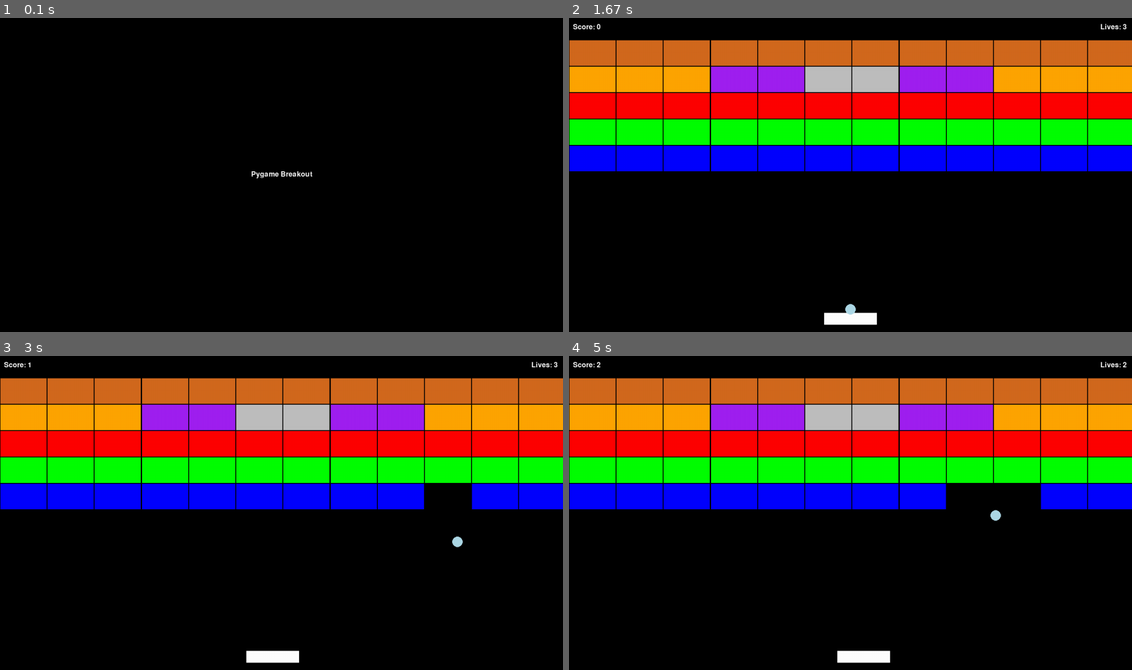
Above: before the commit, frames 1-4 (two rows, left to right).
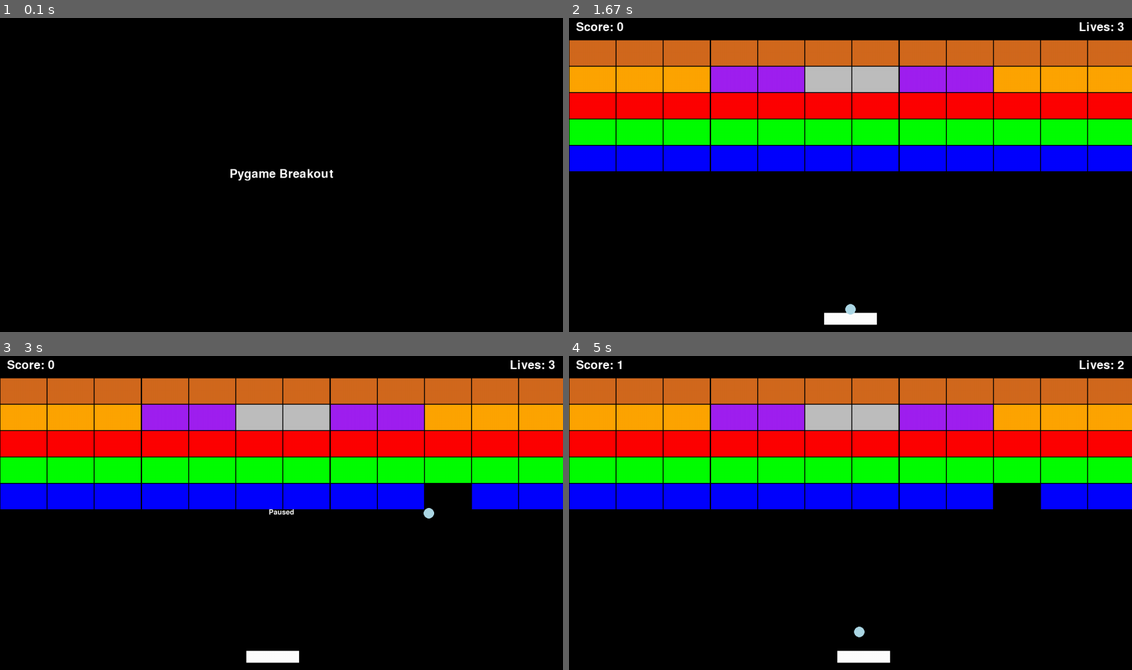
Above: after the commit, the same moments.

Repository: GuilhermeJuventino/Breakout-Pygame
Game: pygame game, started from main.py
Two runs of this game, one before a commit and one after it. Both use one fixed random seed, a clock stepped at 60 frames per second and the inputs below.
Inputs:
- Up to frame 1 (0.1 s): no input
- Up to frame 2 (1.67 s): tap Enter every 0.33 s from 0.33 to 1.33 s
- Up to frame 3 (3 s): hold Right 1.67-2.13 s; tap Space at 1.73, 2.03, 2.23, 2.53 s; hold Left 2.17-2.7 s; tap Enter at 2.73 s
- Up to frame 4 (5 s): tap Enter at 3.5 s; hold Right 3.83-4.47 s; tap Space at 3.9, 4.2, 4.57, 4.87 s; hold Left 4.5-4.97 s

The runs differ from the first frame. In frame 1, 0.3% of the frame differs, in the area x 40-60%, y 48-52%; in frame 2, 0.3%; in frame 3, 0.4%; in frame 4, 1.0%, in the area x 0-100%, y 1-90%.

Commit message:
Added a game over and pause system.

Diff:
--- a/elements/ball.py
+++ b/elements/ball.py
@@ -2,7 +2,7 @@
 import constants as c
 
 from .base import BaseObject
-from.block import damage_block
+from .block import damage_block
 from random import randrange as rnd
 
 
@@ -47,15 +47,18 @@
                 self.reset_ball()
 
         if not self.active:
+            # Sticking the ball to the player pad
             self.rect.centerx = self.player.rect.centerx
             self.rect.bottom = self.player.rect.top
 
+            # Aiming the ball
             if self.player.keystate[pygame.K_LEFT] and not self.player.keystate[pygame.K_RIGHT]:
                 self.aim = "left"
 
             if self.player.keystate[pygame.K_RIGHT] and not self.player.keystate[pygame.K_LEFT]:
                 self.aim = "right"
 
+            # Shooting the ball
             if self.player.keystate[pygame.K_SPACE]:
                 if self.aim == "left":
                     self.speed_x = -self.speed
--- a/elements/block.py
+++ b/elements/block.py
@@ -5,7 +5,7 @@
 
 
 class Block(BaseObject):
-    def __init__(self, block_type, pos, groups, obstacles, ball):
+    def __init__(self, block_type, pos, groups, obstacles):
         super(Block, self).__init__()
         self.type = block_type
         self.pos = pos
@@ -17,7 +17,6 @@
         self.old_rect = self.rect.copy()
         self.groups = groups
         self.obstacles = obstacles
-        self.ball = ball
 
     def update(self):
         self.old_rect = self.rect.copy()
--- a/stage_setup.py
+++ b/stage_setup.py
@@ -4,8 +4,8 @@
 from elements.block import Block
 
 
-def stage_setup(groups, obstacles, ball):
-    # Cycle trough all rows and columns in BLOCK_MAP
+def stage_setup(groups, obstacles):
+    # Cycle through all rows and columns in BLOCK_MAP
     block_group = pygame.sprite.Group()
 
     for row_index, row in enumerate(c.BLOCK_MAP):
@@ -15,7 +15,7 @@
                 # Find the x and y position of each individual block
                 x = col_index * (c.BLOCK_WIDTH + c.GAP_SIZE) + c.GAP_SIZE // 2
                 y = c.TOP_OFFSET + row_index * (c.BLOCK_HEIGHT + c.GAP_SIZE) + c.GAP_SIZE // 2
-                block = Block(col, (x, y), groups, obstacles, ball)
+                block = Block(col, (x, y), groups, obstacles)
                 block_group.add(block)
 
     return block_group
--- a/states/game_over.py
+++ b/states/game_over.py
@@ -5,12 +5,19 @@
 class GameOver(BaseState):
     def __init__(self):
         super(GameOver, self).__init__()
-        self.title = self.font.render("Game over", True, pygame.Color("white"))
+        self.title_font = pygame.font.Font(None, 40)
+        self.title = self.title_font.render("Game over", True, pygame.Color("white"))
         self.title_rect = self.title.get_rect(center=self.window_rect.center)
         self.instructions = self.font.render("Press space to start a new game, or enter to go to the menu", True,
                                              pygame.Color("White"))
-        instructions_center = (self.window_rect.center[0], self.window_rect.center[1] + 50)
+        instructions_center = (self.window_rect.center[0], self.window_rect.center[1] + 150)
         self.instructions_rect = self.instructions.get_rect(center=instructions_center)
+
+    def startup(self, persistent):
+        score = persistent["score"]
+        self.final_score = self.font.render(f"Your final score was {score} points", True, pygame.Color("white"))
+        final_score_center = (self.window_rect.center[0], self.window_rect.center[1] + 50)
+        self.final_score_rect = self.final_score.get_rect(center=final_score_center)
 
     def get_event(self, event):
         if event.type == pygame.QUIT:
@@ -31,4 +38,5 @@
     def draw(self, window):
         window.fill(pygame.Color("black"))
         window.blit(self.title, self.title_rect)
+        window.blit(self.final_score, self.final_score_rect)
         window.blit(self.instructions, self.instructions_rect)
--- a/states/gameplay.py
+++ b/states/gameplay.py
@@ -13,11 +13,13 @@
         # Used to determine if the player has lost or won
         self.status = ""
 
+        # Used to pause the game
+        self.paused = False
+
         # Sprite groups
         self.all_sprites = pygame.sprite.Group()
         self.collide_sprites = pygame.sprite.Group()
-        self.ball_group = pygame.sprite.Group()
-        self.block_group = stage_setup(self.all_sprites, self.collide_sprites, self.ball_group)
+        self.block_group = stage_setup(self.all_sprites, self.collide_sprites)
 
         # Player and ball classes
         self.player = player.Player(self.all_sprites, self.collide_sprites)
@@ -28,40 +30,91 @@
         self.collide_sprites.add(self.block_group)
 
         # Text setup
+        self.ui_font = pygame.font.Font(None, 40)
         self.score = self.player.score
-        self.score_text = self.font.render(f"Score: {self.score}", True, pygame.Color("White"))
-        self.score_rect = self.score_text.get_rect(center=(40, 25))
+        self.score_text = self.ui_font.render(f"Score: {self.score}", True, pygame.Color("White"))
+        self.score_rect = self.score_text.get_rect(center=(70, 25))
 
         self.lives = self.player.lives
-        self.lives_text = self.font.render(f"Lives: {self.lives}", True, pygame.Color("White"))
-        self.lives_rect = self.lives_text.get_rect(center=(1238, 25))
+        self.lives_text = self.ui_font.render(f"Lives: {self.lives}", True, pygame.Color("White"))
+        self.lives_rect = self.lives_text.get_rect(center=(1210, 25))
+
+        self.paused_text = self.font.render(f"Paused", True, pygame.Color("White"))
+        self.paused_rect = self.paused_text.get_rect(center=self.window_rect.center)
 
     def get_event(self, event):
         if event.type == pygame.QUIT:
             self.quit = True
 
         elif event.type == pygame.KEYUP:
-            if event.key == pygame.K_ESCAPE:
-                self.done = True
+            if event.key == pygame.K_ESCAPE or event.key == pygame.K_RETURN:
+                if not self.paused:
+                    self.paused = True
+
+                else:
+                    self.paused = False
+
+    def startup(self, persistent):
+        self.persist["score"] = 0
+
+        # Reseting the player position
+        self.player.rect.center = (self.player.x, self.player.y)
+
+        # Reseting the ball's status/position
+        self.ball.active = False
+
+        # Reseting the player score
+        self.score = 0
+        self.player.score = 0
+
+        # Reseting the player's lives
+        self.lives = 3
+        self.player.lives = 3
+
+        # Reseting the level
+        if not self.block_group or self.status == "loser":
+            self.all_sprites.empty()
+            self.collide_sprites.empty()
+            self.block_group.empty()
+            self.block_group = stage_setup(self.all_sprites, self.collide_sprites)
+
+            self.all_sprites.add(self.player, self.block_group)
+            self.collide_sprites.add(self.block_group)
 
     def draw(self, window):
         window.fill(pygame.Color("black"))
+
+        # Drawing the game objects
         self.player.draw(window)
         self.block_group.draw(window)
         self.ball.draw(window)
+
+        # Drawing the ui text
         window.blit(self.score_text, self.score_rect)
         window.blit(self.lives_text, self.lives_rect)
 
+        if self.paused:
+            window.blit(self.paused_text, self.paused_rect)
+
     def update(self, dt):
-        # Updating the lives text
-        self.lives = self.player.lives
-        self.lives_text = self.font.render(f"Lives: {self.lives}", True, pygame.Color("White"))
+        if not self.paused:
+            # Updating the lives text
+            self.lives = self.player.lives
+            self.lives_text = self.ui_font.render(f"Lives: {self.lives}", True, pygame.Color("White"))
 
-        # Updating the score text
-        self.score = self.player.score
-        self.score_text = self.font.render(f"Score: {self.score}", True, pygame.Color("White"))
+            # Updating the score text
+            self.score = self.player.score
+            self.persist["score"] = self.score
+            self.score_text = self.ui_font.render(f"Score: {self.score}", True, pygame.Color("White"))
 
-        # Updating the game objects
-        self.player.update()
-        self.block_group.update()
-        self.ball.update()
+            # Updating the game objects
+            self.player.update()
+            self.block_group.update()
+            self.ball.update()
+
+            if self.player.lives == 0:
+                self.status = "loser"
+                self.done = True
+
+            if not self.block_group:
+                pass
--- a/states/splash.py
+++ b/states/splash.py
@@ -5,7 +5,8 @@
 class Splash(BaseState):
     def __init__(self):
         super(Splash, self).__init__()
-        self.title = self.font.render("Pygame Breakout", True, pygame.Color("white"))
+        self.title_font = pygame.font.Font(None, 40)
+        self.title = self.title_font.render("Pygame Breakout", True, pygame.Color("white"))
         self.title_rect = self.title.get_rect(center=self.window_rect.center)
         self.next_state = "MENU"
         self.time_active = 0
Not shown, changed: todo
